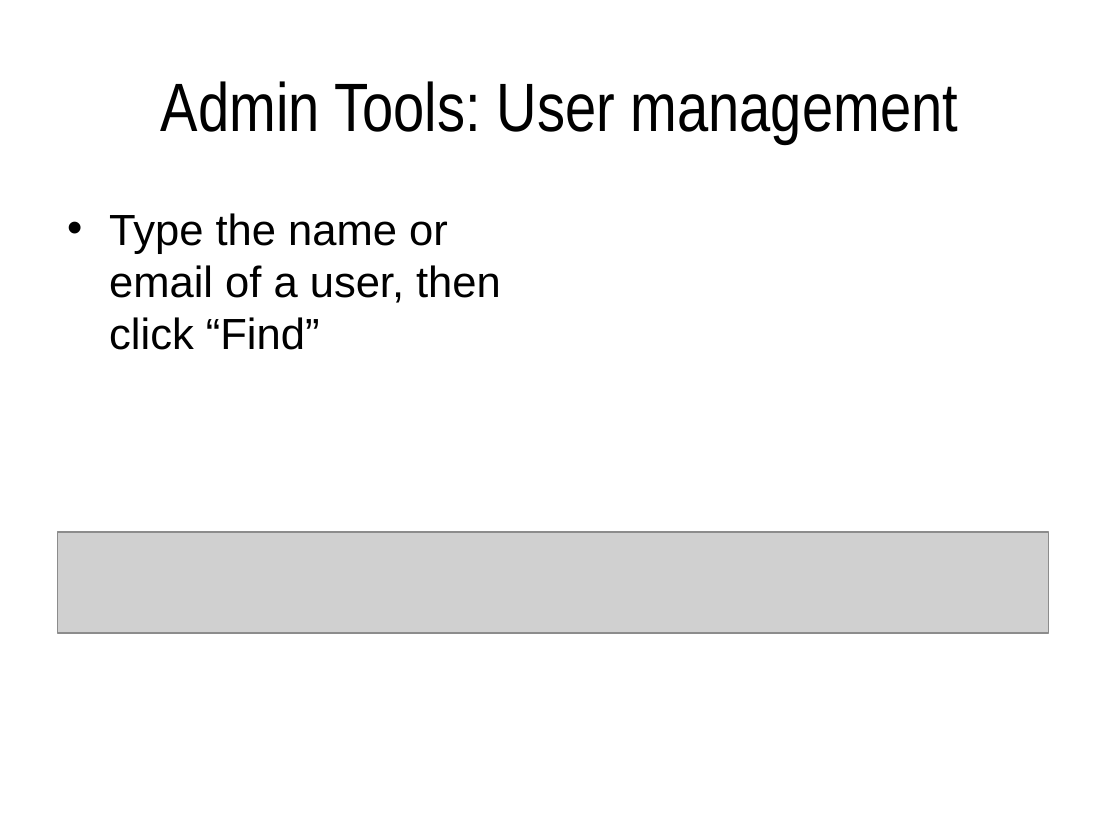
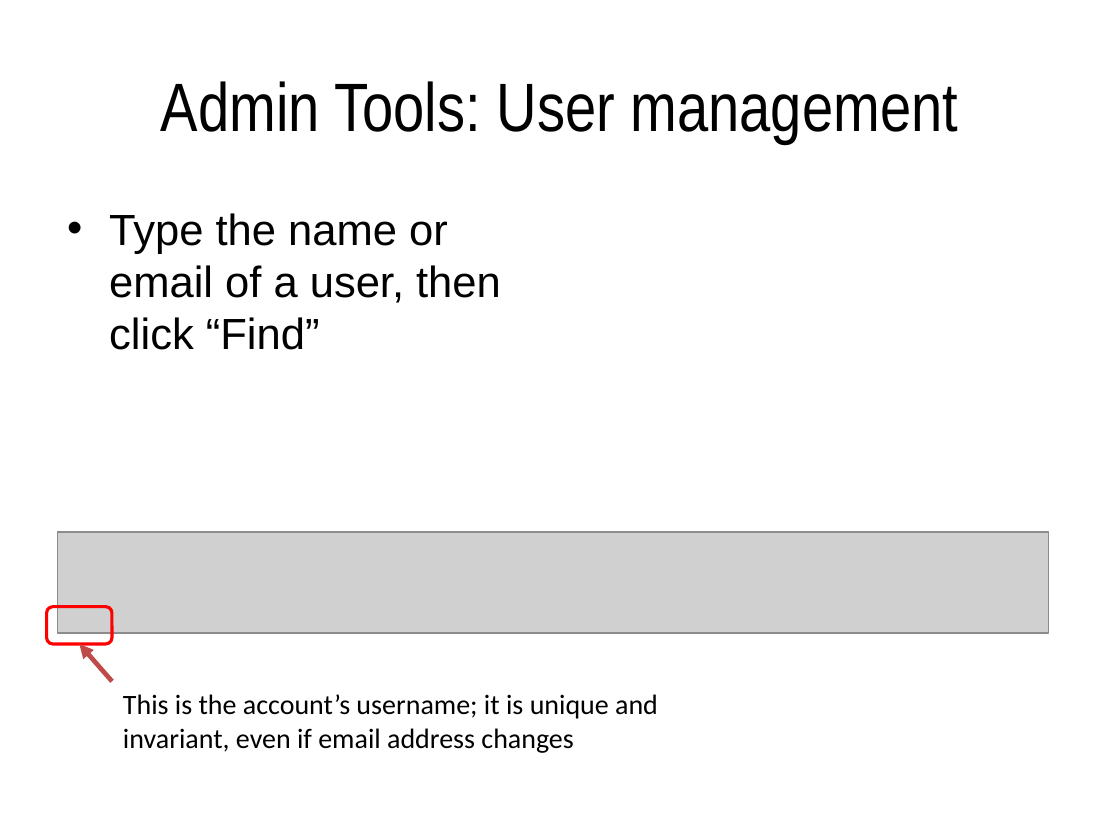
Before and after one commit to ericberman/MyFlightbookWeb, a slide deck: slide 11 of MyFlightbook.Web/Private/MyFlightbook Admin Tools.pptx (slide 10 before the commit). Drawn at 1120x840 pixels with LibreOffice and Linux fonts; fonts in the diff are those of the drawing; grey boxes stand for pictures; background and template pictures are left out. Boxes give left, top, right and bottom in pixels: in the first picture for what was removed or moved away, otherwise in the second. Text is boxed around its words. In the diff, an @@ line names an element or a change of style, - is before the commit and + after.

Commit message:
Update admin tools powerpoint

```diff
--- a/MyFlightbook.Web/Private/MyFlightbook Admin Tools.pptx
+++ b/MyFlightbook.Web/Private/MyFlightbook Admin Tools.pptx
@@ rounded rectangle added at box(47, 607, 112, 644), outline #FF0000 2 pt @@
@@ arrow added from (112, 681) to (80, 644), #BF4C48 3 pt @@
@@ text added at box(123, 694, 658, 753), 18 pt, text #000000 @@
+This is the account’s username; it is unique and invariant, even if email address changes
```
Also in this commit, not shown: 11 other slides changed, 4 slides added.
